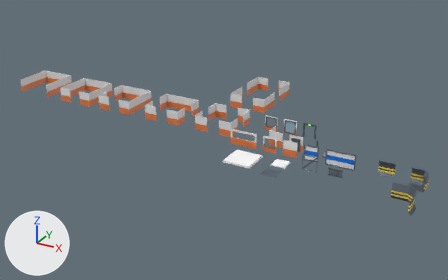
The glTF model assets/glTF/level_assets.glb, before and after one commit.
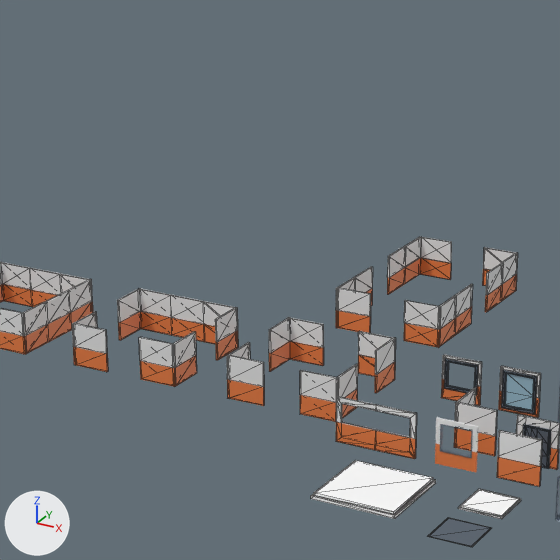
Each version appears first whole from a 50 mm lens placed at (28.7, -67.5, 35.3), pointed at (-13.8, 9.8, -3.3), and next in a close-up on the part from 27% to 68% of the width and 0% to 65% of the height. The lights are fixed; the arrows at lower left show +X, +Y and +Z. The close-ups show mesh edges as thin lines. Where no turn or scale is listed for an object, it has been applied to the vertices.

The first close-up shows 'Floor', 'Floor.001', 'Room', 'Room.001', 'Room.002', 'Wall', 'Wall.002', 'Wall.003', 'Wall.004', 'Wall.007', 'Wall.010', 'WallCorner'.
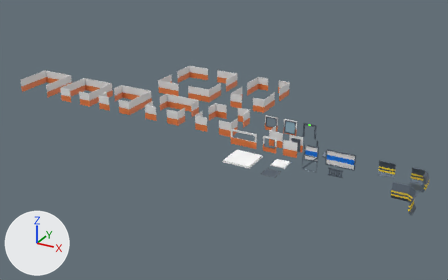
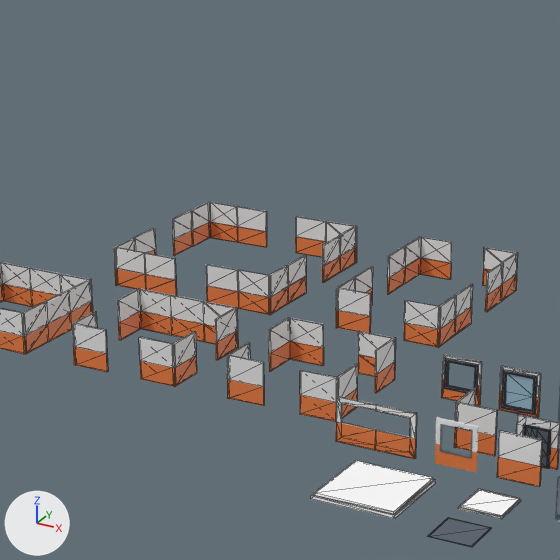
Pixel boxes (x1, y1, x2, y2) of what changed, in the close-ups (560 x 560 px):
'Wall.011', added: after (114, 202, 357, 315)
    faces in mat_white (white #e7e7e7): (114, 202, 357, 298)
    faces in mat_blue (orange #e77c41): (115, 222, 357, 315)

The edits, one by one:
Mesh me_plane_023 is new.
It has 192 vertices, 336 faces and spans x -5.0..5.0, y -5.01..5.0, z -1.06..1.14.
Faces by material slot: [168, 168].
It uses material mat_white (white #e7e7e7).
It uses material mat_blue (orange #e77c41).
Object 'Wall.011' (ob_wall_011) is new; it shows me_plane_023.
Its location is (-25.0, 20.99, 0.86).
